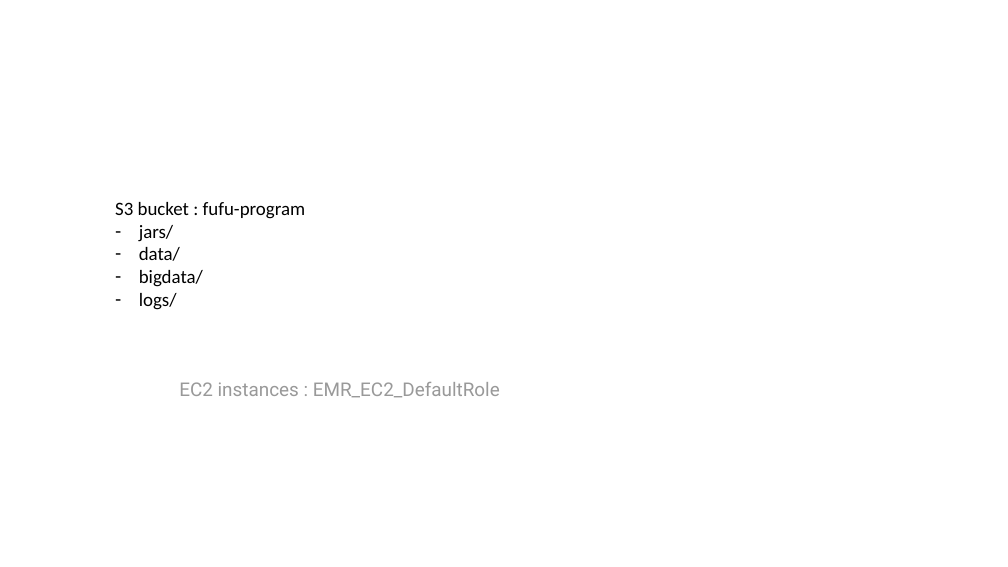
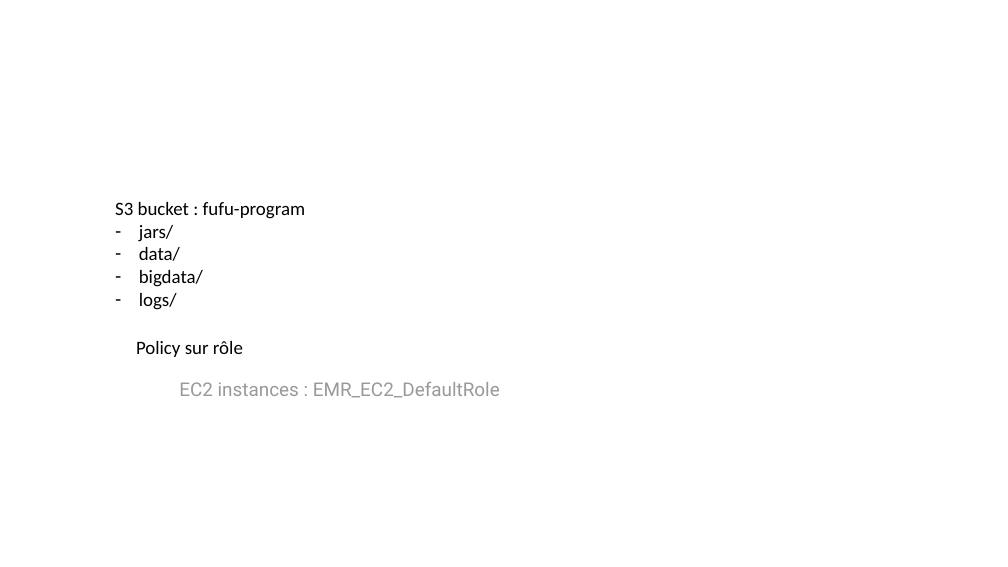
Before and after one commit to tonio73/GDELT-Explore, a slide deck: slide 6 of GDELT-Explore.pptx. Drawn at 1008x567 pixels with LibreOffice and Linux fonts; fonts in the diff are those of the drawing. Boxes give left, top, right and bottom in pixels: in the first picture for what was removed or moved away, otherwise in the second. Text is boxed around its words. In the diff, an @@ line names an element or a change of style, - is before the commit and + after.

```diff
--- a/GDELT-Explore.pptx
+++ b/GDELT-Explore.pptx
@@ text added at [136, 341, 243, 357], 18 pt, text #000000 @@
+Policy sur rôle
```
Also in this commit, not shown: 1 slide added, 5 other files.
